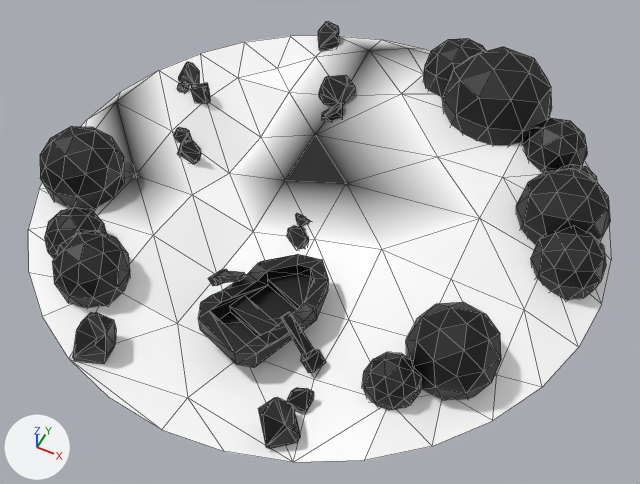
Renders of the glTF model public/models/Spring/ShadowMeshWithoutRiver.glb from each side of a commit.
One viewpoint serves both versions: a 50 mm camera at (1.034, -2.122, 2.931) aimed at (0.055, -0.164, 0.484). The lights are fixed; the arrows at lower left show +X, +Y and +Z. The picture after the commit comes second. Mesh edges are drawn as thin lines. Vertices at exactly the same position are counted once.

In view in the first picture: 'shadowMeshWithoutRiver'.
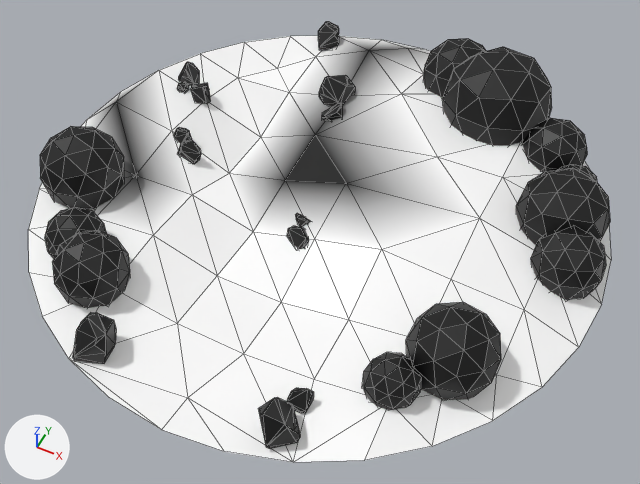
Where the newer file only moved an object's origin or applied its transform, the numbers keep the older frame.

Where the change shows, as pixel boxes [x1, y1, x2, y2] in the pictures (640 x 484 px):
part 1 of me_paddles_002, deleted
    before: [198, 254, 329, 368]
part 2 of me_paddles_002, deleted
    before: [280, 312, 326, 373]
part 3 of me_paddles_002, deleted
    before: [208, 269, 246, 286]
part 4 of me_paddles_002, deleted
    before: [229, 296, 278, 337]

The change, as a diff of the scene's bpy script:
```diff
--- a/public/models/Spring/ShadowMeshWithoutRiver.glb.py
+++ b/public/models/Spring/ShadowMeshWithoutRiver.glb.py
@@ me_paddles_002 @@
 # used by ob_shadowmeshwithoutriver; location = (0.068, -0.603, 0.521)
-me_paddles_002.from_pydata(...)  # 855 vertices, 1392 faces; spans x -1.18..0.99, y -0.49..1.68, z -0.12..0.35
+me_paddles_002.from_pydata(...)  # 760 vertices, 1229 faces; spans x -1.18..0.99, y -0.49..1.68, z -0.12..0.35
+# me_paddles_002 part 1: the loose piece of 55 vertices spanning x -0.18..0.17, y -0.22..0.25, z -0.01..0.11 is deleted
+# me_paddles_002 part 2: the loose piece of 16 vertices spanning x 0.09..0.26, y -0.12..-0.02, z 0.0..0.15 is deleted
+# me_paddles_002 part 3: the loose piece of 16 vertices spanning x -0.26..-0.09, y 0.02..0.12, z 0.0..0.15 is deleted
+# me_paddles_002 part 4: the loose piece of 8 vertices spanning x -0.11..0.08, y -0.1..0.03, z 0.04..0.07 is deleted
 me_paddles_002.materials.append(mat_defaultmaterial)
```
